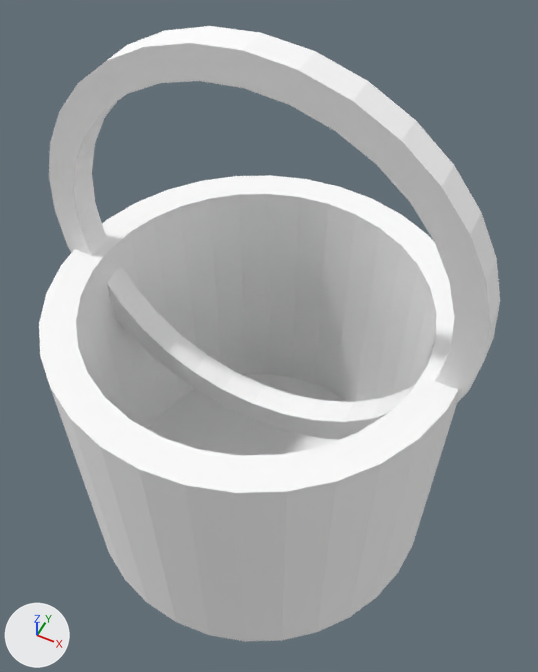
An edit to the glTF model godot/models/held_bucket.glb, drawn before and after from the same camera.
The view is the same before and after, from a 50 mm camera at (0.206, -0.388, 0.411) aimed at (0.009, 0.004, -0.08). The axes (+X, +Y, +Z) are drawn at lower left. The lights are the same throughout. The first picture is the older version. Where no turn or scale is listed for an object, it has been applied to the vertices. Vertices at exactly the same position are counted once.

Names of what the first picture shows: 'bottom', 'bucket_wall', 'handle'.
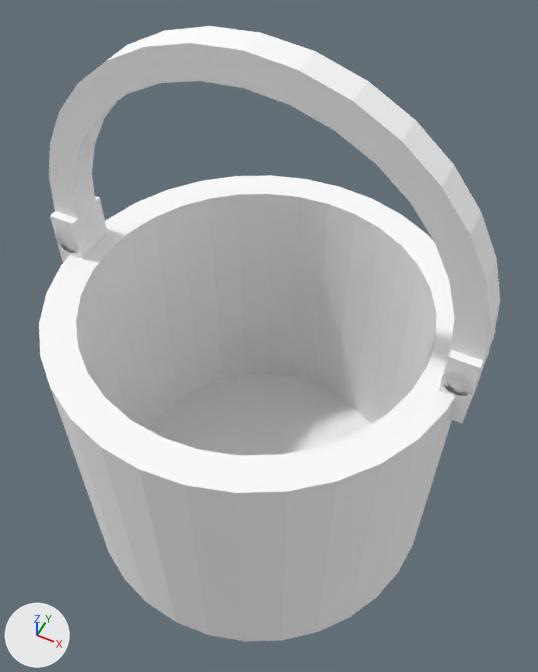
The newer file is also turned or shifted as a whole; pictures and numbers use the older file's frame.

Edits to the scene script, one JSON object a line:
```json
{"block": "me_handle", "where": "# used by ob_handle; location = (0.0, 0.0, 0.0)"}
{"op": "remove", "block": "me_handle", "code": "me_handle.from_pydata(...)  # 128 vertices, 256 faces; spans x -0.19..0.19, y -0.013..0.013, z -0.19..0.19"}
{"op": "add", "block": "me_handle", "code": "me_handle.from_pydata(...)  # 68 vertices, 132 faces; spans x -0.19..0.19, y -0.013..0.013, z 0.0..0.19"}
{"block": "me_handle", "change": "me_handle part 1"}
{"block": "me_handle", "change": "60 vertices are removed from x -0.186..0.186, y -0.013..0.012, z -0.19..-0.032"}
{"block": "me_handle", "change": "232 faces are deleted"}
{"block": "me_handle", "change": "108 new faces join them"}
{"op": "add", "block": "me_handle_pivot_001", "code": ["me_handle_pivot_001 = bpy.data.meshes.new('handle_pivot.001')", "me_handle_pivot_001.from_pydata(...)  # a 32-sided cylinder along y spanning x -0.0125..0.0125, y -0.02..0.02, z -0.0125..0.0125", "me_handle_pivot_001.materials.append(mat_metal_dark)  # white #ffffff"]}
{"op": "add", "block": "me_handle_ear_001", "code": ["me_handle_ear_001 = bpy.data.meshes.new('handle_ear.001')", "me_handle_ear_001.from_pydata(...)  # a box spanning x -0.012..0.012, y -0.02..0.02, z -0.034..0.034", "me_handle_ear_001.materials.append(mat_metal)  # white #ffffff"]}
{"op": "add", "block": "ob_handle_pivot_001", "code": ["ob_handle_pivot_001 = bpy.data.objects.new('handle_pivot.001', me_handle_pivot_001)", "ob_handle_pivot_001.location = (0.177, 0.0, -0.025)"]}
{"op": "add", "block": "ob_handle_pivot", "code": ["ob_handle_pivot = bpy.data.objects.new('handle_pivot', me_handle_pivot_001.copy())", "ob_handle_pivot.location = (-0.178, 0.0, -0.025)"]}
{"op": "add", "block": "ob_handle_ear_001", "code": ["ob_handle_ear_001 = bpy.data.objects.new('handle_ear.001', me_handle_ear_001)", "ob_handle_ear_001.location = (0.177, 0.0, -0.034)"]}
{"op": "add", "block": "ob_handle_ear", "code": ["ob_handle_ear = bpy.data.objects.new('handle_ear', me_handle_ear_001.copy())", "ob_handle_ear.location = (-0.178, 0.0, -0.034)"]}
```

Location of each change, (x1, y1, x2, y2) in pixels of the pictures (538 x 672 px):
```json
{"object": "handle", "change": "reshaped", "before": [49, 26, 500, 440], "after": [49, 26, 500, 361], "on screen": "19% shorter"}
{"object": "handle_ear", "change": "added", "after": [50, 196, 107, 262]}
{"object": "handle_ear.001", "change": "added", "after": [439, 333, 495, 423]}
{"object": "handle_pivot.001", "change": "added", "after": [441, 352, 489, 396]}
{"object": "handle_pivot", "change": "added", "after": [55, 218, 105, 253]}
```
